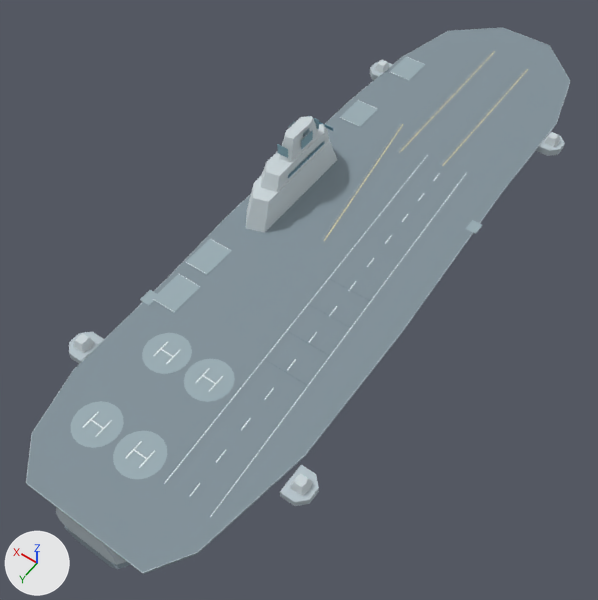
A saved change to the OBJ model australis-2050/model/source/ran_cvn_australis_2050.obj.
The view is the same before and after, from a 50 mm camera at (-138.0, 238.0, 312.0) aimed at (4.0, 40.0, 1.0). Arrows for +X, +Y and +Z are at lower left; the lights stay in place. The picture after the commit comes second. Where no turn or scale is listed for an object, it has been applied to the vertices.

The first picture shows 'AftVTOL_HeloSpot_1', 'AftVTOL_HeloSpot_2', 'AftVTOL_HeloSpot_3', 'AftVTOL_HeloSpot_4', 'DeckEdgeLift_3', 'DeckEdgeLift_4', 'EnclosedSensorMast', 'FacetedFlightDeck', 'HardChineHull', 'IntegratedBridge', 'OutboardFairing_3', 'RakedIsland' and 32 more.
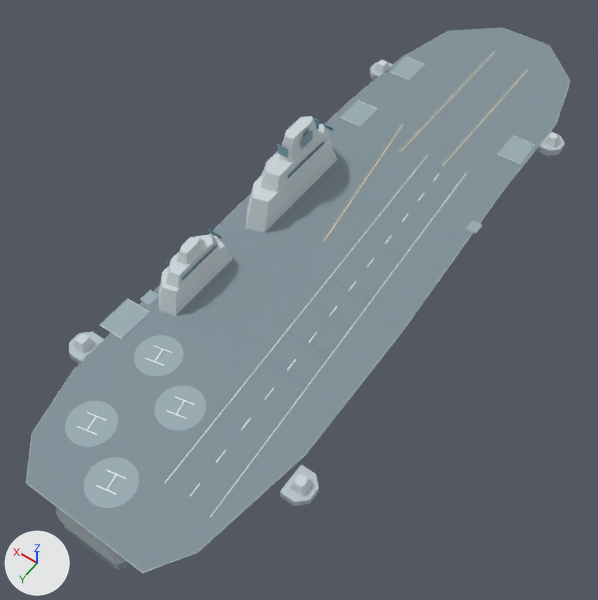
Patch to the scene script:
```diff
--- a/australis-2050/model/source/ran_cvn_australis_2050.obj.py
+++ b/australis-2050/model/source/ran_cvn_australis_2050.obj.py
@@ me_aftvtol_helospot_1 @@
 # used by ob_aftvtol_helospot_1; location = (0.0, 0.0, 0.0)
-me_aftvtol_helospot_1.from_pydata(...)  # 40 vertices, 76 faces; spans x -10.5..10.5, y 140.5..161.5, z 22.0..22.1
+me_aftvtol_helospot_1.from_pydata(...)  # 40 vertices, 76 faces; spans x -9.5..11.5, y 155.5..176.5, z 22.0..22.1
+# me_aftvtol_helospot_1 part 1: the whole mesh is moved by (1.0, 15.0, 0.0)
 me_aftvtol_helospot_1.materials.append(mat_hatch)
@@ me_aftvtol_helospot_3 @@
 # used by ob_aftvtol_helospot_3; location = (0.0, 0.0, 0.0)
-me_aftvtol_helospot_3.from_pydata(...)  # 40 vertices, 76 faces; spans x -10.5..10.5, y 98.5..119.5, z 22.0..22.1
+me_aftvtol_helospot_3.from_pydata(...)  # 40 vertices, 76 faces; spans x -9.5..11.5, y 115.5..136.5, z 22.0..22.1
+# me_aftvtol_helospot_3 part 2: the whole mesh is moved by (1.0, 17.0, 0.0)
 me_aftvtol_helospot_3.materials.append(mat_hatch)
@@ me_deckedgelift_3 @@
 # used by ob_deckedgelift_3; location = (0.0, 0.0, 0.0)
-me_deckedgelift_3.from_pydata(...)  # 8 vertices, 12 faces; spans x 36.5..49.5, y 48.0..66.0, z 22.0..22.2
+me_deckedgelift_3.from_pydata(...)  # 8 vertices, 12 faces; spans x -46.5..-33.5, y -101.0..-83.0, z 22.0..22.2
+# me_deckedgelift_3 part 3: the whole mesh is moved by (-83.0, -149.0, 0.0)
 me_deckedgelift_3.materials.append(mat_hatch)
@@ me_deckedgelift_4 @@
 # used by ob_deckedgelift_4; location = (0.0, 0.0, 0.0)
-me_deckedgelift_4.from_pydata(...)  # 8 vertices, 12 faces; spans x 34.5..47.5, y 73.0..91.0, z 22.0..22.2
+me_deckedgelift_4.from_pydata(...)  # 8 vertices, 12 faces; spans x 43.5..56.5, y 97.0..115.0, z 22.0..22.2
+# me_deckedgelift_4 part 4: the whole mesh is moved by (9.0, 24.0, 0.0)
 me_deckedgelift_4.materials.append(mat_hatch)
@@ me_aftenclosedmast @@
+me_aftenclosedmast.from_pydata(...)  # 12 vertices, 20 faces; spans x 37.0..44.0, y 62.0..78.0, z 38.8..44.0
+me_aftenclosedmast.materials.append(mat_island)  # light grey #ccd6da
@@ me_aftaviationwindowport @@
+me_aftaviationwindowport.from_pydata(...)  # a box spanning x 34.7..35.0, y 59.0..83.0, z 36.0..37.6
+me_aftaviationwindowport.materials.append(mat_glass)  # blue #5c8598
@@ me_aftaviationisland @@
+me_aftaviationisland.from_pydata(...)  # 12 vertices, 20 faces; spans x 33.0..48.0, y 48.0..94.0, z 22.0..33.5
+me_aftaviationisland.materials.append(mat_island)  # light grey #ccd6da
@@ me_aftaviationbridge @@
+me_aftaviationbridge.from_pydata(...)  # 12 vertices, 20 faces; spans x 35.0..46.0, y 54.0..87.0, z 33.3..39.0
+me_aftaviationbridge.materials.append(mat_island)  # light grey #ccd6da
@@ ob_aftenclosedmast @@
+ob_aftenclosedmast = bpy.data.objects.new('AftEnclosedMast', me_aftenclosedmast)
+ob_aftenclosedmast.location = (0.0, 0.0, 0.0)
@@ ob_aftaviationwindowport @@
+ob_aftaviationwindowport = bpy.data.objects.new('AftAviationWindowPort', me_aftaviationwindowport)
+ob_aftaviationwindowport.location = (0.0, 0.0, 0.0)
@@ ob_aftaviationisland @@
+ob_aftaviationisland = bpy.data.objects.new('AftAviationIsland', me_aftaviationisland)
+ob_aftaviationisland.location = (0.0, 0.0, 0.0)
@@ ob_aftaviationbridge @@
+ob_aftaviationbridge = bpy.data.objects.new('AftAviationBridge', me_aftaviationbridge)
+ob_aftaviationbridge.location = (0.0, 0.0, 0.0)
```

Pixel boxes (x1, y1, x2, y2) of what changed, in the pictures (598 x 600 px):
'AftVTOL_HeloSpot_1', moved: before (113, 431, 167, 479); after (84, 457, 139, 508)
'AftVTOL_HeloSpot_3', moved: before (184, 359, 235, 402); after (154, 385, 207, 431)
'AftAviationIsland', added: after (159, 236, 233, 316)
'DeckEdgeLift_4', moved: before (152, 274, 201, 313); after (100, 299, 149, 339)
'DeckEdgeLift_3', moved: before (185, 239, 232, 275); after (497, 136, 535, 164)
'AftAviationBridge', added: after (166, 234, 219, 288)
'AftEnclosedMast', added: after (176, 237, 205, 265)
'AftAviationWindowPort', added: after (182, 245, 217, 281)
